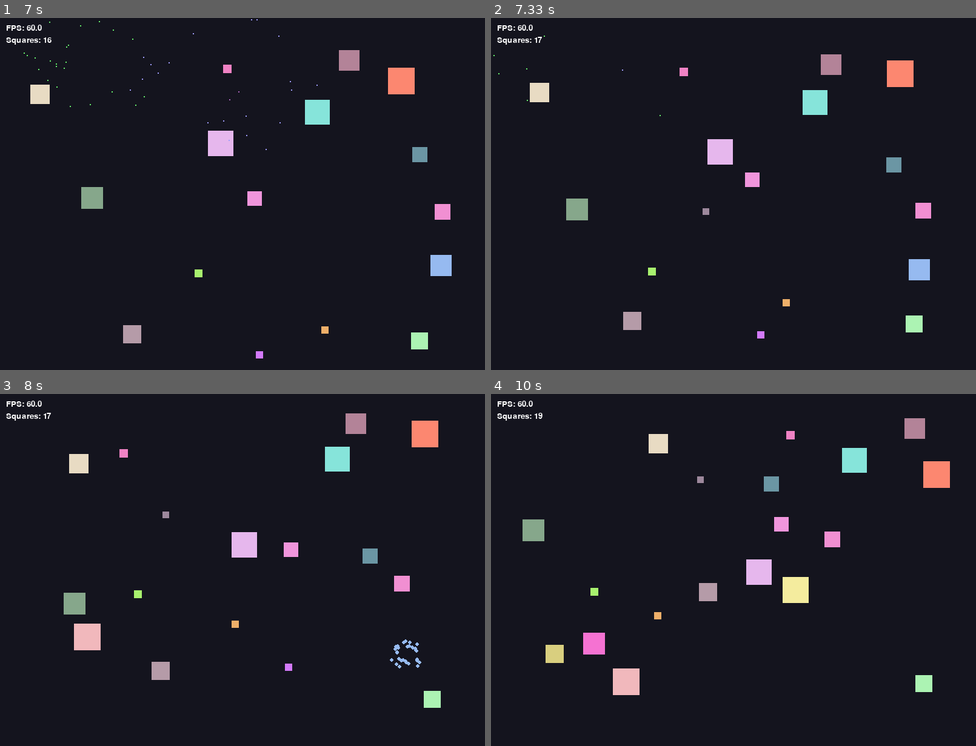
Above: before the commit, frames 1-4 (two rows, left to right).
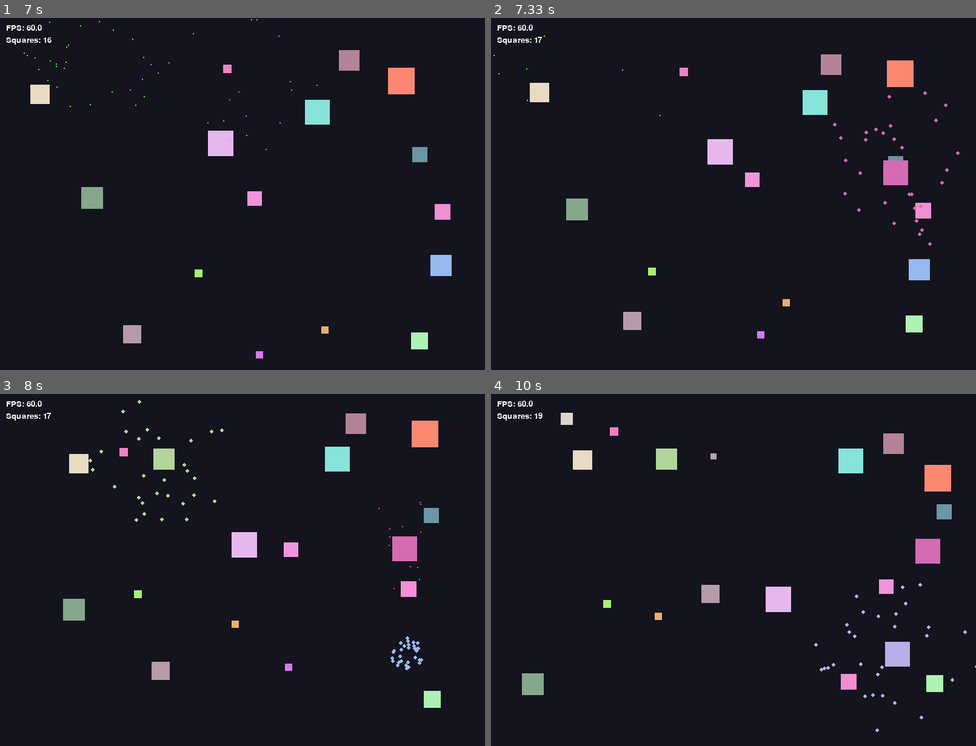
Above: after the commit, the same moments.

Repository: Krishnabansal2006/lab8-pygame
Game: pygame game, started from main.py
Same seed, same stepped clock (60 frames per second), same inputs: the game is played once before the commit and once after it.
Inputs:
- Up to frame 1 (7 s): no input
- Up to frame 2 (7.33 s): no input
- Up to frame 3 (8 s): no input
- Up to frame 4 (10 s): no input

Frame 1 is identical in both runs. In frame 2, 0.6% of the frame differs, in the area x 43-97%, y 20-65%; in frame 3, 2.0%; in frame 4, 6.2%, in the area x 6-100%, y 5-97%.

Commit message:
feat: add spawn square

Diff:
--- a/main.py
+++ b/main.py
@@ -15,11 +15,13 @@
 
 
 class Particle:
-    # Short-lived visual burst used when a square dies.
+    """Short-lived dot used for death burst and birth convergence effects."""
+
     def __init__(self, x: float, y: float, color: tuple[int, int, int]) -> None:
         self.x: float = x
         self.y: float = y
         self.color: tuple[int, int, int] = color
+        # Random outward direction - overwritten for birth particles
         angle: float = random.uniform(0, 2 * math.pi)
         speed: float = random.uniform(80, 200)
         self.vx: float = math.cos(angle) * speed
@@ -28,42 +30,56 @@
         self.lifespan: float = random.uniform(0.6, 1.2)
 
     def update(self, dt: float) -> None:
-        # Move particle outward over time.
+        """Move particle and advance its age."""
         self.age += dt
         self.x += self.vx * dt
         self.y += self.vy * dt
 
     def is_dead(self) -> bool:
+        """Returns True when particle has exceeded its lifespan."""
         return self.age >= self.lifespan
 
     def draw(self, surface: pygame.Surface) -> None:
-        # Shrink as the particle approaches the end of its lifespan.
+        """Draw particle as a shrinking circle that fades toward end of life."""
         alpha: float = 1.0 - (self.age / self.lifespan)
         radius: int = max(1, int(4 * alpha))
         pygame.draw.circle(surface, self.color, (int(self.x), int(self.y)), radius)
 
 
 class Square:
-    # Main moving entity in the simulation.
+    """Main moving entity in the simulation."""
+
     def __init__(self, x: float, y: float, size: int, color: tuple[int, int, int]) -> None:
         self.x: float = x
         self.y: float = y
         self.size: int = size
         self.color: tuple[int, int, int] = color
+        # Bigger squares are slower
         self.max_speed: float = MAX_SPEED * (MIN_SIZE / self.size)
         self.speed: float = self.max_speed
         self.jitter_timer: int = random.randint(20, 60)
+        # Start moving in a random direction
         angle: float = random.uniform(0, 2 * math.pi)
         self.vx: float = self.speed * math.cos(angle)
         self.vy: float = self.speed * math.sin(angle)
+        # Each square lives between 5 and 20 seconds
         self.lifespan: float = random.uniform(5, 20)
         self.age: float = 0.0
+        # Freeze timer pauses movement after rebirth
+        self.freeze_timer: float = 0.0
 
     def update(self, screen_w: int, screen_h: int, squares: list, dt: float) -> None:
-        # Age increases every frame; this drives death timing.
+        """Update position, steering, and age each frame."""
+
+        # If frozen after rebirth, count down and skip movement
+        if self.freeze_timer > 0:
+            self.freeze_timer -= dt
+            return
+
+        # Age the square toward its death
         self.age += dt
 
-        # Random jitter keeps movement organic instead of perfectly straight.
+        # Jitter: slightly rotate direction every few frames for organic movement
         self.jitter_timer -= 1
         if self.jitter_timer <= 0:
             angle: float = math.atan2(self.vy, self.vx) + random.uniform(-0.1, 0.1)
@@ -71,7 +87,7 @@
             self.vy = self.speed * math.sin(angle)
             self.jitter_timer = random.randint(30, 90)
 
-        # Steer away from nearby bigger squares.
+        # Flee: steer away from nearby bigger squares
         flee_x: float = 0.0
         flee_y: float = 0.0
         for other in squares:
@@ -82,11 +98,12 @@
                 dy: float = self.y - other.y
                 dist: float = math.hypot(dx, dy)
                 if 0 < dist < FLEE_RADIUS:
+                    # Closer threats push harder
                     w: float = 1.0 - (dist / FLEE_RADIUS)
                     flee_x += (dx / dist) * w
                     flee_y += (dy / dist) * w
 
-                # Soft steering away from screen boundaries.
+        # Wall steering: push away from edges before hitting them
         wall_x: float = 0.0
         wall_y: float = 0.0
         margin: int = 40
@@ -103,29 +120,30 @@
             bottom_gap: float = screen_h - (self.y + self.size)
             wall_y -= wall_strength * (1.0 - bottom_gap / margin)
 
-        # Blend flee and wall steering into current velocity.
+        # Combine flee and wall into one steering force
         steer_x: float = flee_x + wall_x
         steer_y: float = flee_y + wall_y
         steer_len: float = math.hypot(steer_x, steer_y)
 
         if steer_len > 0:
+            # Normalize then blend smoothly into current velocity
             steer_x /= steer_len
             steer_y /= steer_len
             blend: float = 0.22
             self.vx = (1 - blend) * self.vx + blend * steer_x * self.speed
             self.vy = (1 - blend) * self.vy + blend * steer_y * self.speed
 
-        # Clamp speed so steering does not exceed max speed.
+        # Clamp speed so no force exceeds max
         v: float = math.hypot(self.vx, self.vy)
         if v > self.speed:
             self.vx = (self.vx / v) * self.speed
             self.vy = (self.vy / v) * self.speed
 
-        # Frame-rate independent movement.
+        # Time-based movement: dt*60 keeps speed consistent at any frame rate
         self.x += self.vx * dt * 60
         self.y += self.vy * dt * 60
 
-        # Hard bounce if crossing screen limits.
+        # Hard bounce off walls
         if self.x < 0:
             self.x = 0
             self.vx = abs(self.vx)
@@ -140,7 +158,7 @@
             self.y = screen_h - self.size
             self.vy = -abs(self.vy)
 
-        # Anti-stick guard near edges.
+        # Anti-stick: cancel velocity pointing into a wall
         eps: float = 1e-6
         if self.x <= eps and self.vx < 0:
             self.vx = 0
@@ -152,9 +170,11 @@
             self.vy = 0
 
     def is_dead(self) -> bool:
+        """Returns True when square has lived past its lifespan."""
         return self.age >= self.lifespan
 
     def draw(self, surface: pygame.Surface) -> None:
+        """Draw the square as a filled rectangle."""
         pygame.draw.rect(
             surface,
             self.color,
@@ -163,6 +183,7 @@
 
 
 def create_square(screen_w: int, screen_h: int) -> Square:
+    """Create one square at a random position with random size and color."""
     size: int = random.randint(MIN_SIZE, MAX_SIZE)
     x: float = random.uniform(0, screen_w - size)
     y: float = random.uniform(0, screen_h - size)
@@ -171,12 +192,35 @@
 
 
 def create_squares(n: int, screen_w: int, screen_h: int) -> list[Square]:
+    """Create n squares at random positions."""
     return [create_square(screen_w, screen_h) for _ in range(n)]
 
 
-def create_particles(x: float, y: float, color: tuple[int, int, int]) -> list[Particle]:
-    # Burst count controls how dense the scatter looks.
+def create_death_particles(x: float, y: float, color: tuple[int, int, int]) -> list[Particle]:
+    """Burst of particles flying outward from death position."""
     return [Particle(x, y, color) for _ in range(30)]
+
+
+def create_birth_particles(x: float, y: float, color: tuple[int, int, int]) -> list[Particle]:
+    """Particles start scattered around birth position and converge inward."""
+    particles: list[Particle] = []
+    for _ in range(30):
+        # Start at random offset from birth point
+        angle: float = random.uniform(0, 2 * math.pi)
+        distance: float = random.uniform(50, 150)
+        start_x: float = x + math.cos(angle) * distance
+        start_y: float = y + math.sin(angle) * distance
+        p: Particle = Particle(start_x, start_y, color)
+        # Override velocity to point toward birth center
+        speed: float = random.uniform(80, 200)
+        dx: float = x - start_x
+        dy: float = y - start_y
+        length: float = math.hypot(dx, dy)
+        p.vx = (dx / length) * speed
+        p.vy = (dy / length) * speed
+        particles.append(p)
+    return particles
+
 
 def main() -> None:
     pygame.init()
@@ -185,10 +229,9 @@
     pygame.display.set_caption("Random Squares")
     clock: pygame.time.Clock = pygame.time.Clock()
     squares: list[Square] = create_squares(NUM_SQUARES, WIDTH, HEIGHT)
-    # Particles are temporary visuals created on death.
     particles: list[Particle] = []
-    # Each value is an absolute time when one new square should spawn.
-    pending_spawns: list[float] = []
+    # Each entry stores (spawn_time, x, y) for a pending rebirth
+    pending_spawns: list[tuple[float, float, float]] = []
     current_time: float = 0.0
 
     running: bool = True
@@ -202,35 +245,45 @@
 
         screen.fill(BG_COLOR)
 
-        # Update squares; dead ones are removed immediately.
+        # Update squares and handle deaths
         alive: list[Square] = []
         for sq in squares:
             sq.update(WIDTH, HEIGHT, squares, dt)
             if sq.is_dead():
-                # Spawn a scatter burst at the square center.
+                # Death burst at square center
                 cx: float = sq.x + sq.size / 2
                 cy: float = sq.y + sq.size / 2
-                particles.extend(create_particles(cx, cy, sq.color))
-                # Rebirth is delayed by 2 seconds.
-                pending_spawns.append(current_time + 2.0)
+                particles.extend(create_death_particles(cx, cy, sq.color))
+                # Schedule rebirth at same position 2 seconds later
+                pending_spawns.append((current_time + 2.0, cx, cy))
             else:
                 alive.append(sq)
         squares = alive
 
-        # Spawn any delayed rebirths whose target time has passed.
-        still_pending: list[float] = []
-        for spawn_time in pending_spawns:
+        # Spawn any rebirths whose timer has elapsed
+        still_pending: list[tuple[float, float, float]] = []
+        for spawn_time, bx, by in pending_spawns:
             if current_time >= spawn_time:
-                squares.append(create_square(WIDTH, HEIGHT))
+                size: int = random.randint(MIN_SIZE, MAX_SIZE)
+                color: tuple[int, int, int] = (random.randint(100, 255), random.randint(100, 255), random.randint(100, 255))
+                # Spawn at death position
+                new_sq: Square = Square(bx - size / 2, by - size / 2, size, color)
+                new_sq.vx = 0.0
+                new_sq.vy = 0.0
+                new_sq.age = 0.0
+                # Freeze for 1 second so birth particles can converge first
+                new_sq.freeze_timer = 1.0
+                particles.extend(create_birth_particles(bx, by, color))
+                squares.append(new_sq)
             else:
-                still_pending.append(spawn_time)
+                still_pending.append((spawn_time, bx, by))
         pending_spawns = still_pending
 
-        # Draw active squares.
+        # Draw squares
         for sq in squares:
             sq.draw(screen)
 
-        # Update and draw scatter particles.
+        # Update and draw particles
         particles = [p for p in particles if not p.is_dead()]
         for p in particles:
             p.update(dt)
Not shown, changed: JOURNAL.md
Not shown, changed: docs/code_explorer.html
